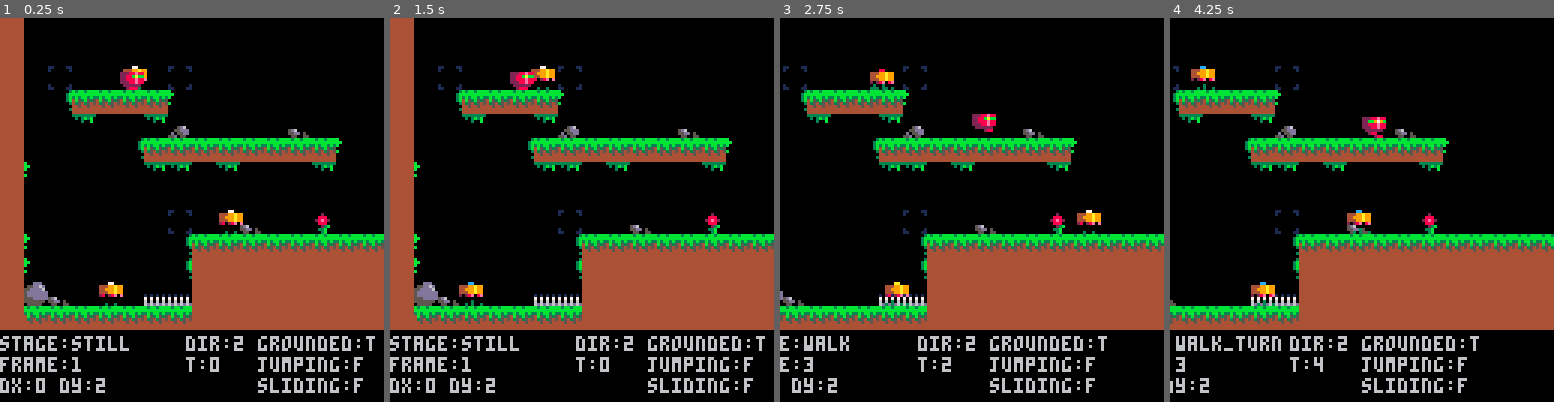
Above: before the commit, frames 1-4 (left to right).
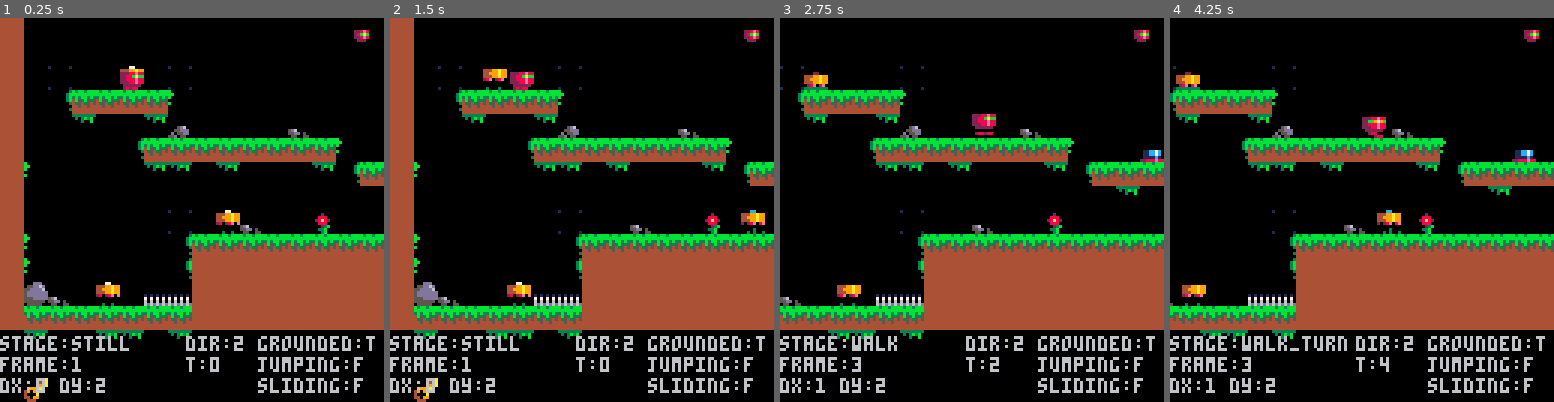
Above: after the commit, the same moments.

Repository: neilpopham/pico8
Game: PICO-8 cartridge tests/create_item.p8
Two runs of this game, one before a commit and one after it. Both use one fixed random seed, a clock stepped at 60 frames per second and the inputs below.
Inputs:
- Up to frame 1 (0.25 s): no input
- Up to frame 2 (1.5 s): tap X (X key) at 0.33, 1.07 s; tap O (Z key) at 0.7 s
- Up to frame 3 (2.75 s): hold Right 1.6-2.1 s; tap O (Z key) at 1.7, 2.1, 2.5 s; tap X (X key) at 1.85 s; hold Up 2.15-2.42 s; hold Right from 2.47 s (still down)
- Up to frame 4 (4.25 s): tap O (Z key) every 0.4 s from 2.9 to 4.1 s; tap X (X key) at 2.97, 4.08 s; release Right at 3.03 s; hold Left 3.08-3.58 s; hold Down 3.63-3.97 s; hold Right from 4.02 s (still down)

The runs differ from the first frame. In frame 1, 1.6% of the frame differs, in the area x 6-100%, y 3-100%; in frame 2, 2.2%; in frame 3, 14%; in frame 4, 14%, in the area x 0-100%, y 3-98%.

Commit message:
Tweaked sprites and code

Diff:
--- a/tests/create_item.p8
+++ b/tests/create_item.p8
@@ -262,22 +262,23 @@
 
  enemies={{64,64},{24,88},{32,16}}
  for i,enemy in pairs(enemies) do
-  enemies[i]=create_moveable_item(enemy[1],enemy[2],0.1,-1.75)
+  enemies[i]=create_moveable_item(enemy[1],enemy[2],0.2,-1.75)
   enemies[i].anim:add_stage("walk",5,true,{64,65,66,67},{64,65,66,67})
   enemies[i].anim:add_stage("walk_turn",5,false,{68,69,70},{68,69,70},"walk")
   enemies[i].anim:init("walk",dir.right)
   enemies[i].update=function(self)
    local dir=self.anim.current.face==1 and -1 or 1
-   self.dx=(self.dx+(0.2*dir))*drag.ground
+   self.dx=(self.dx+(self.ax*dir))*drag.ground
    self.dx=mid(-self.max.dx,self.dx,self.max.dx)
-   if abs(self.dx)<self.min.dx then self.dx=0 end
-   if self.canmovex(self,2) then
-    self.x=self.x+self.dx
-   else--elseif self.is.sliding then
-    self.dx=0
-    self.anim.current.face=self.anim.current.face==1 and 2 or 1
-    self.anim.current:set("walk_turn")
-    self.is.sliding=false
+   if abs(self.dx)<self.min.dx then self.dx=self.min.dx end
+  	if self.anim.current.tick % 2==0 then
+	  	if self.canmovex(self,2) then
+    	self.x=round(self.x+self.dx)
+    else
+     self.dx=0
+     self.anim.current.face=self.anim.current.face==1 and 2 or 1
+     self.anim.current:set("walk_turn")
+    end
    end
   end
 
@@ -346,12 +347,13 @@
 
 function _draw()
  cls()
+
+ p:camera()
  map(0,0)
- p:camera()
  for _,enemy in pairs(enemies) do enemy:draw() end -- e:draw()
-
  p:draw()
-
+ camera(0,0)
+ spr(33,118,4)
  print("stage:"..p.anim.current.stage,0,106)
  print("dir:"..p.anim.current.face,62,106)
  print("frame:"..p.anim.current.frame,0,113)
@@ -421,11 +421,24 @@
 37003c000000003c000000000000000000000000000000000000000000000000000000000000000000000000000000000000000000000000000000000000000000000000000000000000000000000000000000000000000000000000000000000000000000000000000000000000000000000000000000000000000000000000
 3700313030303032000000000000000000000000000000000000000000000000000000000000000000000000000000000000000000000000000000000000000000000000000000000000000000000000000000000000000000000000000000000000000000000000000000000000000000000000000000000000000000000000
 370000330000333a000000003900000000000000000000000000000000000000000000000000000000000000000000000000000000000000000000000000000000000000000000000000000000000000000000000000000000000000000000000000000000000000000000000000000000000000000000000000000000000000
-3700000000313030303030303030320000000000000000000000000000000000000000000000000000000000000000000000000000000000000000000000000000000000000000000000000000000000000000000000000000000000000000000000000000000000000000000000000000000000000000000000000000000000
-373200000000333300330000003300000000000000000039003a380000000000000000000000000000000000000000000000000000000000000000000000000000000000000000000000000000000000000000000000000000000000000000000000000000000000000000000000000000000000000000000000000000000000
-3700000000000000000000000000000000000031303030303030300000000000000000000000000000000000000000000000000000000000000000000000000000000000000000000000000000000000000000000000000000000000000000000000000000000000000000000000000000000000000000000000000000000000
-370000000000003c000039000035000000000034373737373737370000000000000000000000000000000000000000000000000000000000000000000000000000000000000000000000000000000000000000000000000000000000000000000000000000000000000000000000000000000000000000000000000000000000
-3732000000000031303030303030303030303030373737373737370000000000000000000000000000000000000000000000000000000000000000000000000000000000000000000000000000000000000000000000000000000000000000000000000000000000000000000000000000000000000000000000000000000000
-3732000000000031373737373737373737373737373737373737370000000000000000000000000000000000000000000000000000000000000000000000000000000000000000000000000000000000000000000000000000000000000000000000000000000000000000000000000000000000000000000000000000000000
-3738390000003b3b373737373737373737373737373737373737370000000000000000000000000000000000000000000000000000000000000000000000000000000000000000000000000000000000000000000000000000000000000000000000000000000000000000000000000000000000000000000000000000000000
-3730303030303030373737373737373737373737373737373737370000000000000000000000000000000000000000000000000000000000000000000000000000000000000000000000000000000000000000000000000000000000000000000000000000000000000000000000000000000000000000000000000000000000
+37000000003130303030303030303200003d0000000000000000000000000000000036000000000000000000000000000000000000000000000000000000000000000000000000000000000000000000000000000000000000000000000000000000000000000000000000000000000000000000000000000000000000000000
+373200000000333300330000003331303030303200393a39003a390000200000003130300000000000000000000000000000000000000000000000000000000000000000000000000000000000000000000000000000000000000000000000000000000000000000000000000000000000000000000000000000000000000000
+3700000000000000000000000000000033000031303030303030303231303030303037370000000000000000000000000000000000000000000000000000000000000000000000000000000000000000000000000000000000000000000000000000000000000000000000000000000000000000000000000000000000000000
+370000000000003c000039000035000000000034373737373737370000373737373737370000000000000000000000000000000000000000000000000000000000000000000000000000000000000000000000000000000000000000000000000000000000000000000000000000000000000000000000000000000000000000
+3732000000000031303030303030303030303030373737373737370031373737373737370000000000000000000000000000000000000000000000000000000000000000000000000000000000000000000000000000000000000000000000000000000000000000000000000000000000000000000000000000000000000000
+3732000000000031373737373737373737373737373737373737370000373737373737370000000000000000000000000000000000000000000000000000000000000000000000000000000000000000000000000000000000000000000000000000000000000000000000000000000000000000000000000000000000000000
+3738390000003b3b373737373737373737373737373737373737373200373737373737370000000000000000000000000000000000000000000000000000000000000000000000000000000000000000000000000000000000000000000000000000000000000000000000000000000000000000000000000000000000000000
+3730303030303030373737373737373737373737373737373737370000373737373737370000000000000000000000000000000000000000000000000000000000000000000000000000000000000000000000000000000000000000000000000000000000000000000000000000000000000000000000000000000000000000
+0033000033330033000000000000000000000000000000000000000000000000000000000000000000000000000000000000000000000000000000000000000000000000000000000000000000000000000000000000000000000000000000000000000000000000000000000000000000000000000000000000000000000000
+0000000000000000000000000000000000000000000000000000000000000000000000000000000000000000000000000000000000000000000000000000000000000000000000000000000000000000000000000000000000000000000000000000000000000000000000000000000000000000000000000000000000000000
+0036000000000000000000000000000000000000000000000000000000000000000000000000000000000000000000000000000000000000000000000000000000000000000000000000000000000000000000000000000000000000000000000000000000000000000000000000000000000000000000000000000000000000
+3030303030303030303030303030303030303030303030303030303030303030303030300000000000000000000000000000000000000000000000000000000000000000000000000000000000000000000000000000000000000000000000000000000000000000000000000000000000000000000000000000000000000000
+3737373737373737373737373737373737373737373737373737373737373737373737370000000000000000000000000000000000000000000000000000000000000000000000000000000000000000000000000000000000000000000000000000000000000000000000000000000000000000000000000000000000000000
+3737373737373737373737373737370037373700000000000000000000000000000000370000000000000000000000000000000000000000000000000000000000000000000000000000000000000000000000000000000000000000000000000000000000000000000000000000000000000000000000000000000000000000
+3737373737373737373737373737370000000000000000000000000000000000000000370000000000000000000000000000000000000000000000000000000000000000000000000000000000000000000000000000000000000000000000000000000000000000000000000000000000000000000000000000000000000000
+3737373737373737373737373737370000000000000000000000000000000000000000370000000000000000000000000000000000000000000000000000000000000000000000000000000000000000000000000000000000000000000000000000000000000000000000000000000000000000000000000000000000000000
+3737373737373737373737373737370000000000000000000000000000000000000000370000000000000000000000000000000000000000000000000000000000000000000000000000000000000000000000000000000000000000000000000000000000000000000000000000000000000000000000000000000000000000
+3737373737373737373737373737370000000000000000000000000000000000000000370000000000000000000000000000000000000000000000000000000000000000000000000000000000000000000000000000000000000000000000000000000000000000000000000000000000000000000000000000000000000000
+3737373737373737373737373737370000000000000000000037373737373737373737370000000000000000000000000000000000000000000000000000000000000000000000000000000000000000000000000000000000000000000000000000000000000000000000000000000000000000000000000000000000000000
+3737373737373737373737373737373737373737373737373737373737373737373737370000000000000000000000000000000000000000000000000000000000000000000000000000000000000000000000000000000000000000000000000000000000000000000000000000000000000000000000000000000000000000
+0000000037000000000000000000000000373700000000000000000000000000000000000000000000000000000000000000000000000000000000000000000000000000000000000000000000000000000000000000000000000000000000000000000000000000000000000000000000000000000000000000000000000000
Not shown, changed: 20 lines of the sprite sheet (__gfx__) section of tests/create_item.p8
